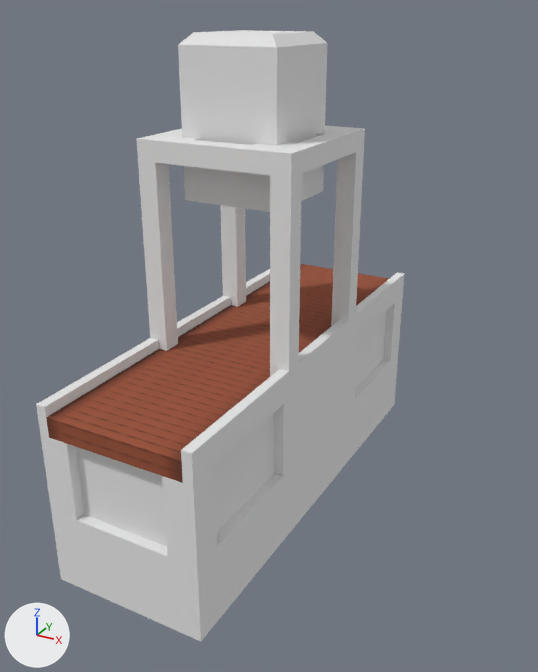
Before and after pictures for a commit that changed the OBJ model src/main/resources/assets/immersiveengineering/models/block/metal_multiblock/metal_press.obj.
Rendered twice from a 50 mm camera at (2.78, -4.47, 2.12) aimed at (0.64, -0.58, 0.18). The axes (+X, +Y, +Z) are drawn at lower left. The lights are the same throughout. Where no turn or scale is listed for an object, it has been applied to the vertices.

Before the edit, the objects in view are built like this:
```python
me_base = bpy.data.meshes.new('base')
me_base.from_pydata(...)  # 197 vertices, 131 faces; spans x 0.0..1.0, y -2.0..1.0, z -1.0..2.0
me_base.materials.append(mat_metalpress)  # its picture is missing
me_conveyor = bpy.data.meshes.new('conveyor')
me_conveyor.from_pydata(...)  # 12 vertices, 5 faces; spans x 0.06..0.94, y -2.0..1.0, z 0.0..0.13
me_conveyor.materials.append(mat_conveyor)  # picture img_conveyor
ob_base = bpy.data.objects.new('base', me_base)
ob_base.location = (0.0, 0.0, 0.0)
ob_conveyor = bpy.data.objects.new('conveyor', me_conveyor)
ob_conveyor.location = (0.0, 0.0, 0.0)
```
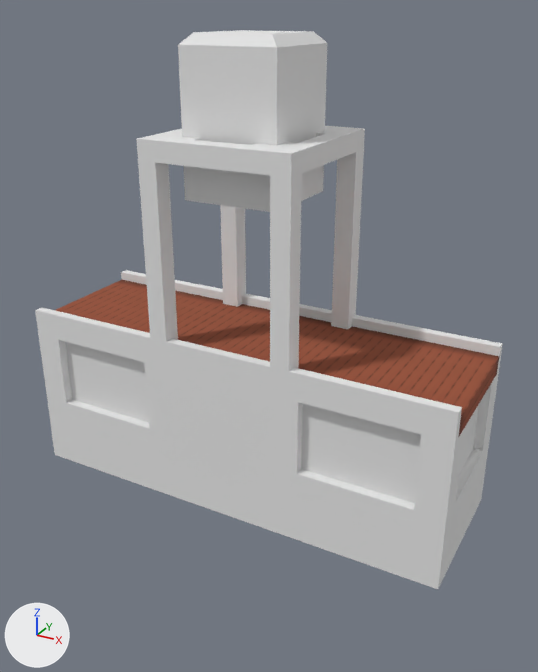
Changed parts and their boxes [x1, y1, x2, y2] in the pictures (538 x 672 px; the box of a moved part takes in the faces that stretch with it):
'base', reshaped (27% wider, 8% shorter): before [36, 30, 404, 641]; after [35, 30, 503, 589]
'conveyor', mesh turned: before [46, 264, 389, 483]; after [55, 280, 499, 438]
part 1 of me_base, moved or reshaped: before [274, 337, 358, 476]; after [144, 362, 303, 474]
part 2 of me_base, added: after [35, 270, 503, 589]
part 3 of me_base, deleted: before [36, 269, 404, 641]
part 4 of me_base, moved or reshaped: before [136, 130, 365, 376]; after [136, 130, 365, 371]

The edits, one by one:
me_base is used by ob_base; location (0.0, 0.0, 0.0).
me_base had 197 vertices, 131 faces and spanned x 0.0..1.0, y -2.0..1.0, z -1.0..2.0.
me_base now has 197 vertices, 131 faces and spans x -1.0..2.0, y -1.0..0.0, z -1.0..2.0.
me_base part 1: the loose piece of 16 vertices spanning x 0.81..1.0, y -1.06..0.06, z -0.5..0.0 is turned -90 degrees about the z axis through its middle, then moved by (-0.41, -0.41, 0.0).
me_base part 2: a new loose piece of 69 vertices spanning x -1.0..2.0, y -1.0..0.0, z -1.0..0.19, in mat_metalpress (its picture is missing).
me_base part 3: the loose piece of 69 vertices spanning x 0.0..1.0, y -2.0..1.0, z -1.0..0.19 is deleted.
Part 4, on me_base:
4 vertices are removed from x 0.0..1.0, y -0.88..-0.12, z 0.19.
8 faces are deleted.
4 vertices are added at (0.88, 0.0, 0.19), (0.12, 0.0, 0.19), (0.88, -1.0, 0.19), (0.12, -1.0, 0.19).
8 new faces join them.
me_conveyor has 12 vertices, 5 faces and spans x 0.06..0.94, y -2.0..1.0, z 0.0..0.13.
me_conveyor is used by ob_conveyor; location (0.0, 0.0, 0.0).
me_conveyor part 5: the whole mesh is turned -90 degrees about the z axis through its middle.
